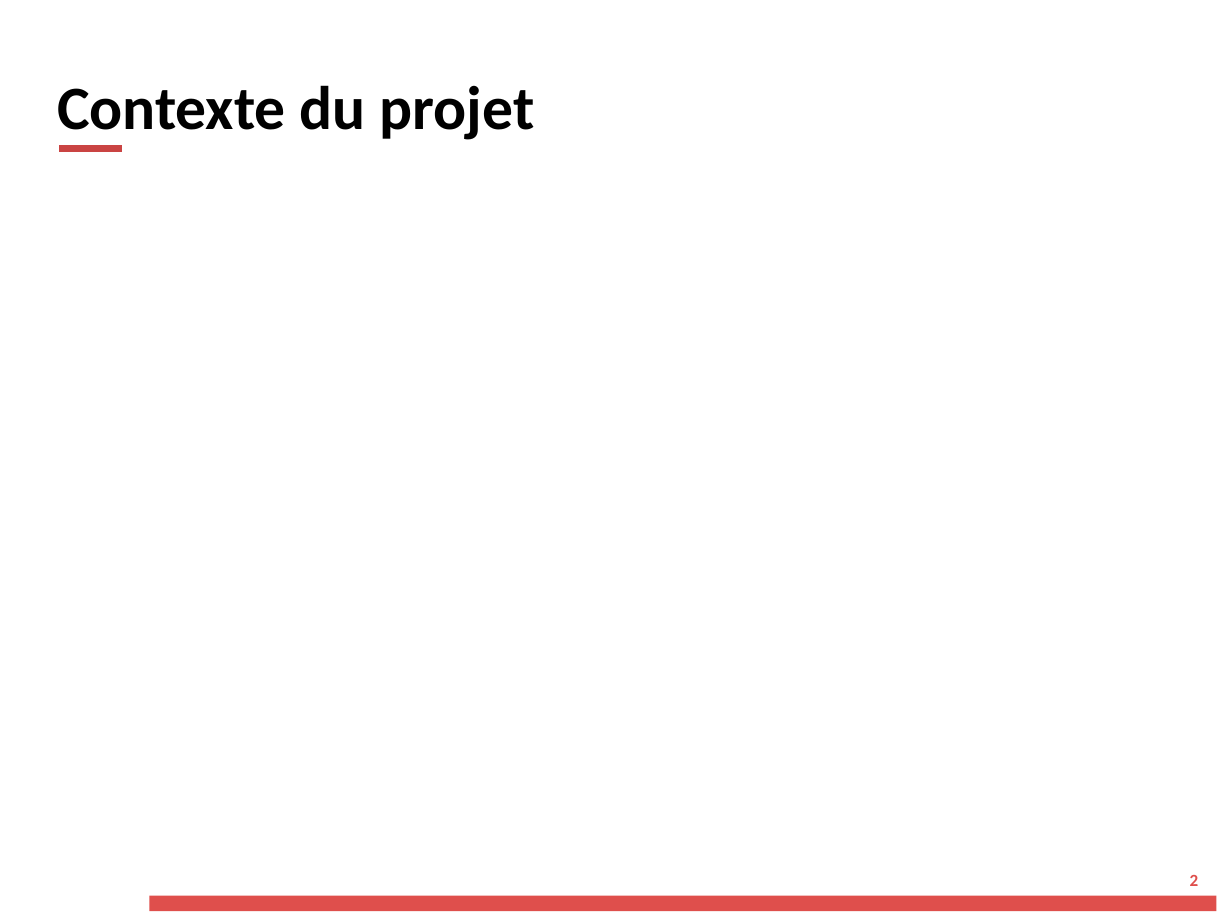
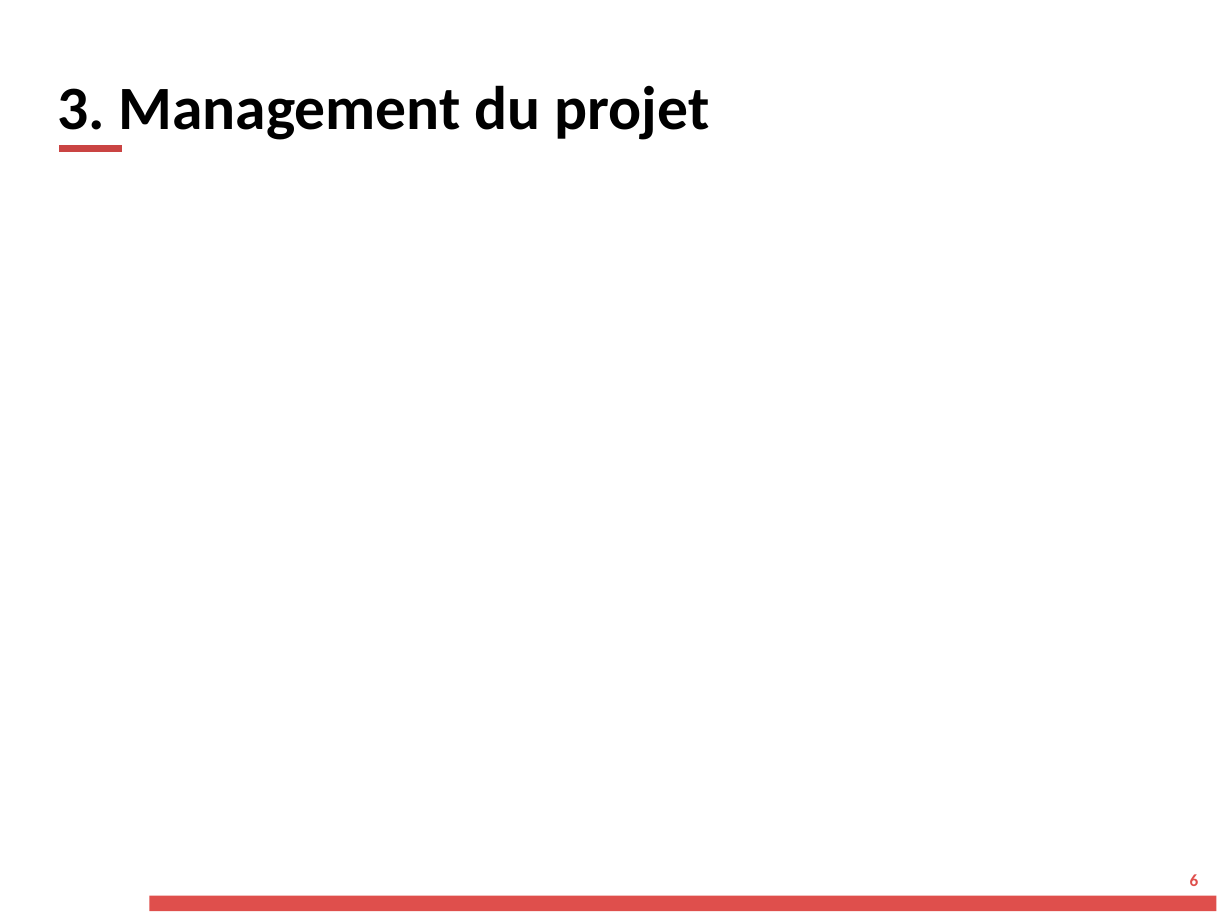
Before and after one commit to Devdevdavid/ProceXeirb, a slide deck: slide 6 of doc/Présentation_SoireePartenaireEMK.pptx (slide 2 before the commit). Drawn at 1232x924 pixels with LibreOffice and Linux fonts; fonts in the diff are those of the drawing; background and template pictures are left out. Boxes give left, top, right and bottom in pixels: in the first picture for what was removed or moved away, otherwise in the second. Text is boxed around its words. In the diff, an @@ line names an element or a change of style, - is before the commit and + after.

```diff
--- a/doc/Présentation_SoireePartenaireEMK.pptx
+++ b/doc/Présentation_SoireePartenaireEMK.pptx
@@ text at (x1=57, y1=85, x2=710, y2=140): text changed @@
-Contexte du projet
+3. Management du projet
@@ page number at (x1=1190, y1=874, x2=1199, y2=886): text changed @@
-2
+6
```
Also in this commit, not shown: 2 other slides changed, 4 slides added, 1 slide removed, 7 other files.
